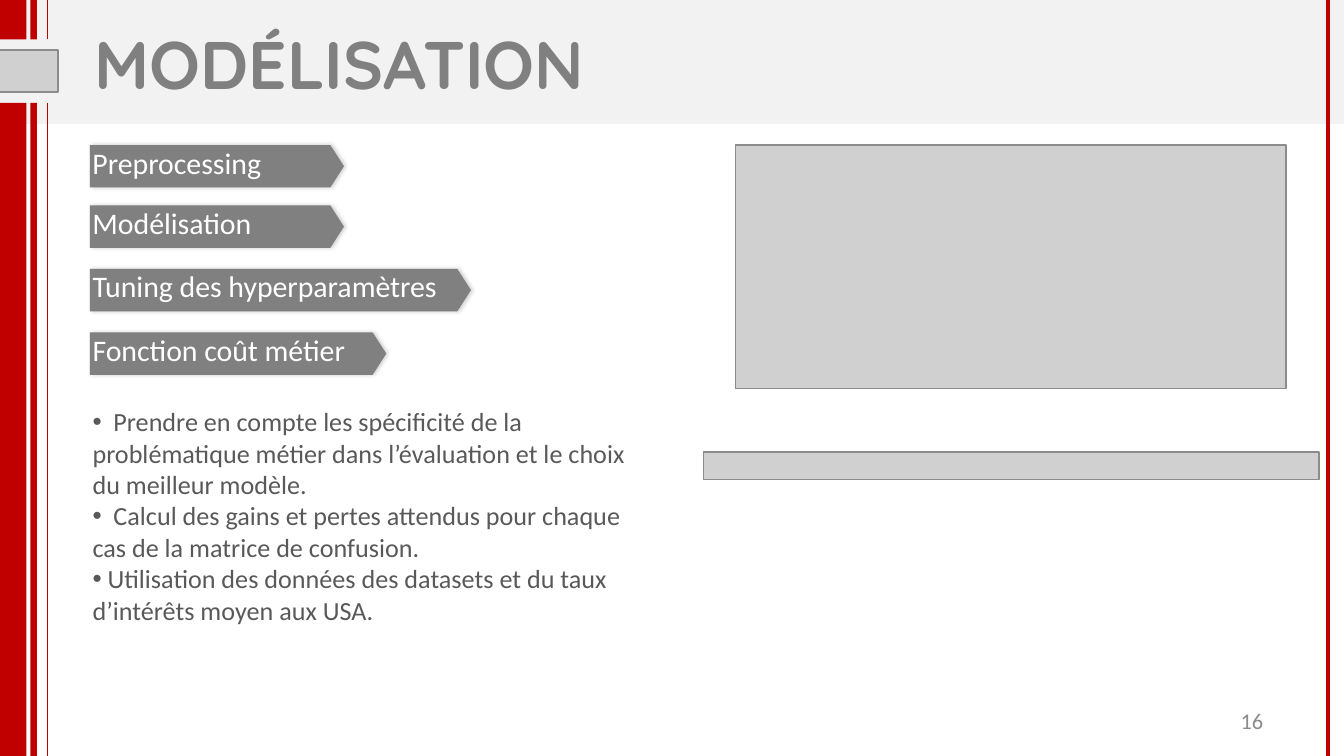
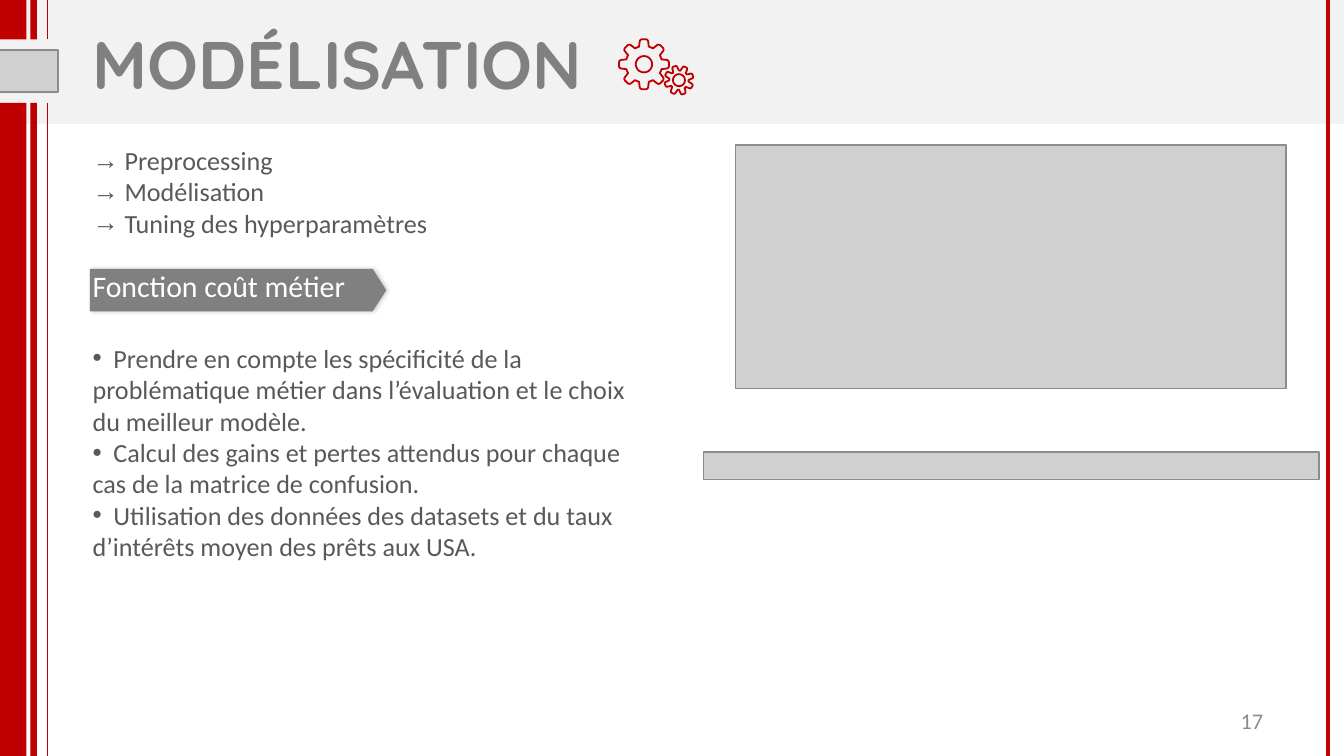
Before and after one commit to florabajolet/OCR7_scoring, a slide deck: slide 17 of P7_presentation.pptx (slide 16 before the commit). Drawn at 1344x756 pixels with LibreOffice and Linux fonts; fonts in the diff are those of the drawing; grey boxes stand for pictures. Boxes give left, top, right and bottom in pixels: in the first picture for what was removed or moved away, otherwise in the second. Text is boxed around its words. In the diff, an @@ line names an element or a change of style, - is before the commit and + after.

```diff
--- a/P7_presentation.pptx
+++ b/P7_presentation.pptx
@@ title "MODÉLISATION" at box(93, 28, 582, 90): alignment centre to left @@
@@ freeform shape added at box(620, 39, 669, 89), outline #C00000 0.96 pt @@
@@ freeform shape added at box(665, 66, 694, 94), outline #C00000 0.96 pt @@
@@ text "Preprocessing": place and size @@
-text "Preprocessing" at box(93, 276, 436, 302)
+text "Preprocessing" at box(125, 152, 427, 238)
@@ pentagon arrow removed at box(90, 145, 344, 187) @@
@@ text removed at box(92, 153, 261, 179) @@
-Preprocessing
@@ text at box(125, 152, 273, 201): paragraphs added @@
+→ Preprocessing
+→ Modélisation
@@ pentagon arrow removed at box(90, 206, 344, 247) @@
@@ text removed at box(92, 213, 251, 234) @@
-Modélisation
@@ text at box(125, 215, 427, 238): size 16 to 14 pt, text colour #FFFFFF to #595959 in "Tuning des hyperparamètres"; bullet none to → @@
@@ text "Fonction coût métier": place and size @@
-text "Fonction coût métier" at box(93, 340, 345, 361)
+text "Fonction coût métier" at box(93, 276, 345, 297)
@@ pentagon arrow: place and size @@
-pentagon arrow at box(90, 269, 470, 310)
+pentagon arrow at box(90, 269, 386, 310)
@@ text "Prendre en compte les spécificité ...": place and size @@
-text "Prendre en compte les spécificité ..." at box(93, 413, 624, 624)
+text "Prendre en compte les spécificité ..." at box(93, 350, 624, 560)
@@ pentagon arrow removed at box(90, 332, 386, 374) @@
@@ text at box(93, 507, 612, 560): text changed @@
-• Utilisation des données des datasets et du taux d’intérêts moyen aux USA.
+• Utilisation des données des datasets et du taux d’intérêts moyen des prêts aux USA.
@@ page number at box(1241, 714, 1264, 729): text changed @@
-16
+17
```
Also in this commit, not shown: 20 other slides changed, 3 slides added, 19 other files.
